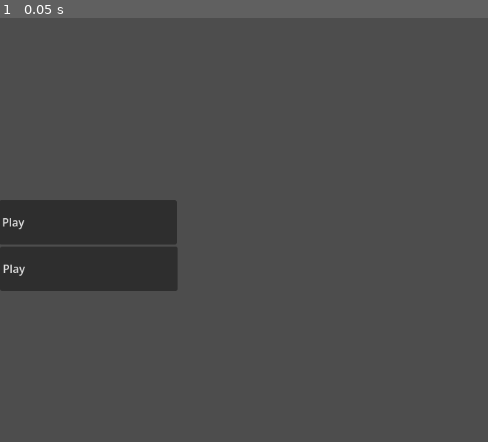
Above: before the commit, frame 1.
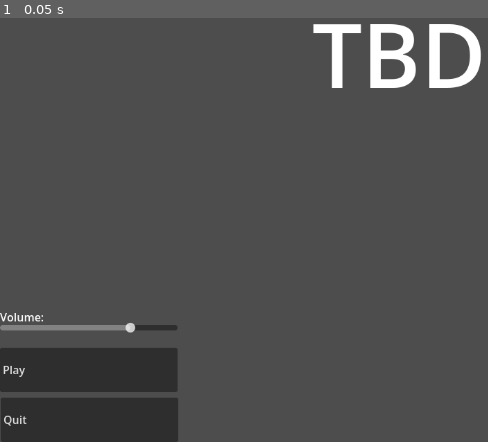
Above: after the commit, the same moment.

Repository: IncrediblyCreativeUsername/Team-Indecisive-Cutthroat-2026
Game: Godot game, scene res://UI/MainMenu.tscn
The game is run twice, just before and just after one commit, with the same random seed, the same clock (stepped at 60 frames per second) and the same inputs. This scene is started directly instead of the project's main scene.
Inputs:
- Up to frame 1 (0.05 s): no input

The runs differ from the first frame. In frame 1, 18% of the frame differs, in the area x 0-99%, y 1-100%.

Commit message:
Placeholder assets
Added placeholder assets and updated main menu

Diff:
--- a/UI/MainMenu.tscn
+++ b/UI/MainMenu.tscn
@@ -1,24 +1,50 @@
 [gd_scene format=3 uid="uid://duqm4gm0oack8"]
 
 [ext_resource type="Script" uid="uid://db1yirjf8h55l" path="res://UI/main_menu.gd" id="1_uahxu"]
+[ext_resource type="AudioStream" uid="uid://dfwpcy45xc0au" path="res://Art/Placeholder/TesSong.mp3" id="2_b37jj"]
 
 [node name="MainMenu" type="Node2D" unique_id=2109912654]
 script = ExtResource("1_uahxu")
 
+[node name="Title" type="Label" parent="." unique_id=441380911]
+offset_right = 1152.0
+offset_bottom = 175.0
+theme_override_font_sizes/font_size = 128
+text = "TBD"
+horizontal_alignment = 1
+
 [node name="Play" type="Button" parent="." unique_id=819105366]
-offset_left = -1.0
-offset_top = 299.0
-offset_right = 255.0
-offset_bottom = 363.0
+offset_top = 512.0
+offset_right = 256.0
+offset_bottom = 576.0
 text = "Play"
 alignment = 0
 
 [node name="Quit" type="Button" parent="." unique_id=675368216]
-offset_top = 366.0
+offset_left = 1.0
+offset_top = 584.0
+offset_right = 257.0
+offset_bottom = 648.0
+text = "Quit
+"
+alignment = 0
+
+[node name="Volume slider label" type="Label" parent="." unique_id=90093605]
+offset_top = 456.0
+offset_right = 64.0
+offset_bottom = 479.0
+text = "Volume:"
+
+[node name="Volume Slider" type="HSlider" parent="." unique_id=1306812822]
+offset_top = 475.0
 offset_right = 256.0
-offset_bottom = 430.0
-text = "Play"
-alignment = 0
+offset_bottom = 491.0
+value = 75.0
+
+[node name="AudioStreamPlayer" type="AudioStreamPlayer" parent="." unique_id=1100318440]
+stream = ExtResource("2_b37jj")
+autoplay = true
 
 [connection signal="pressed" from="Play" to="." method="_on_play_pressed"]
 [connection signal="pressed" from="Quit" to="." method="_on_quit_pressed"]
+[connection signal="value_changed" from="Volume Slider" to="." method="_on_volume_slider_value_changed"]
--- a/UI/main_menu.gd
+++ b/UI/main_menu.gd
@@ -7,3 +7,6 @@
 
 func _on_quit_pressed() -> void:
 	get_tree().quit()
+
+func _on_volume_slider_value_changed(value: float) -> void:
+	AudioServer.set_bus_volume_db(AudioServer.get_bus_index("Master"), (75-value))
Not shown, added: Art/Placeholder/TesSong.mp3.import
Binary file added: Art/Tile template.png
Not shown, added: Art/Tile template.png.import
Not shown, added: Art/Placeholder/TesSong.mp3
